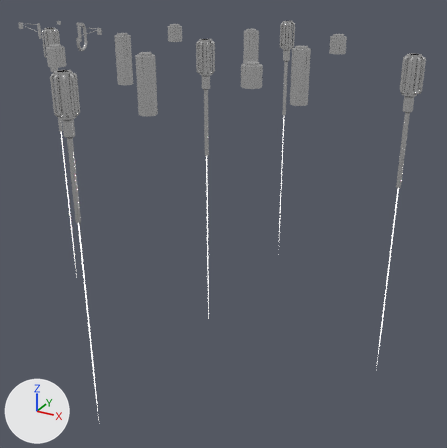
Two versions of the FBX model public/models/overworld/background.fbx, one commit apart.
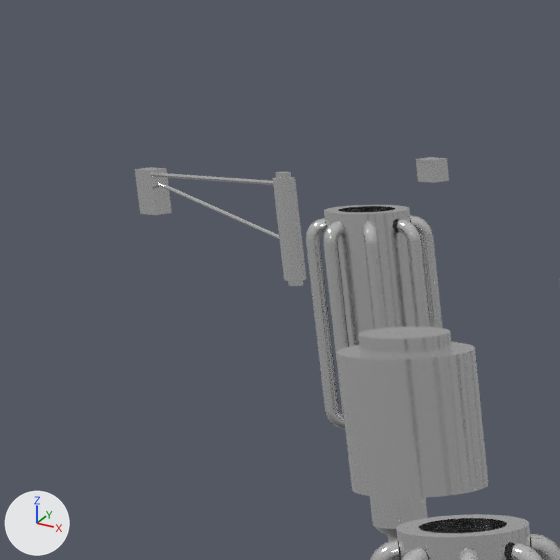
The first picture shows the older version from a 50 mm lens placed at (1.514, -2.577, 0.222), pointed at (0.117, -0.037, -1.047). The close-ups show the older and then the newer version on the part from 0% to 17% of the width and 0% to 17% of the height of that picture. Only the edits that show in the close-ups are written down. Arrows for +X, +Y and +Z are at lower left; the lights stay in place. Where no turn or scale is listed for an object, it has been applied to the vertices.
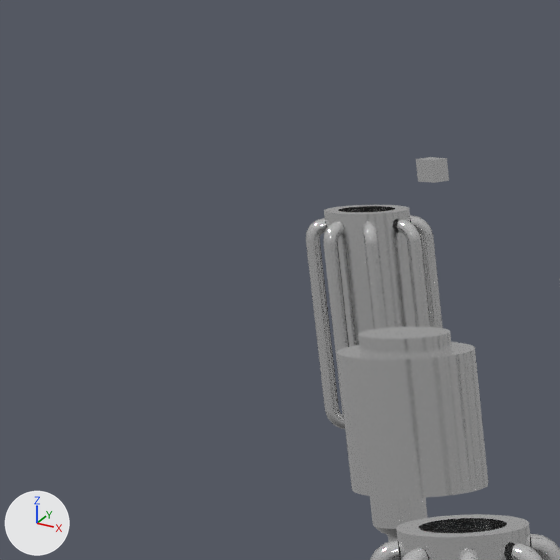
Location of each change, (x1, y1, x2, y2) in pixels of the close-ups (560 x 560 px):
'weather_vane', deleted
    before: (135, 167, 306, 286)

The change, as a list of edits to the scene's bpy script:
```text
Remove ob_weather_vane:
    ob_weather_vane = bpy.data.objects.new('weather_vane', me_mesh_050)
    ob_weather_vane.location = (-0.1293, -0.96, -0.0225)
```
